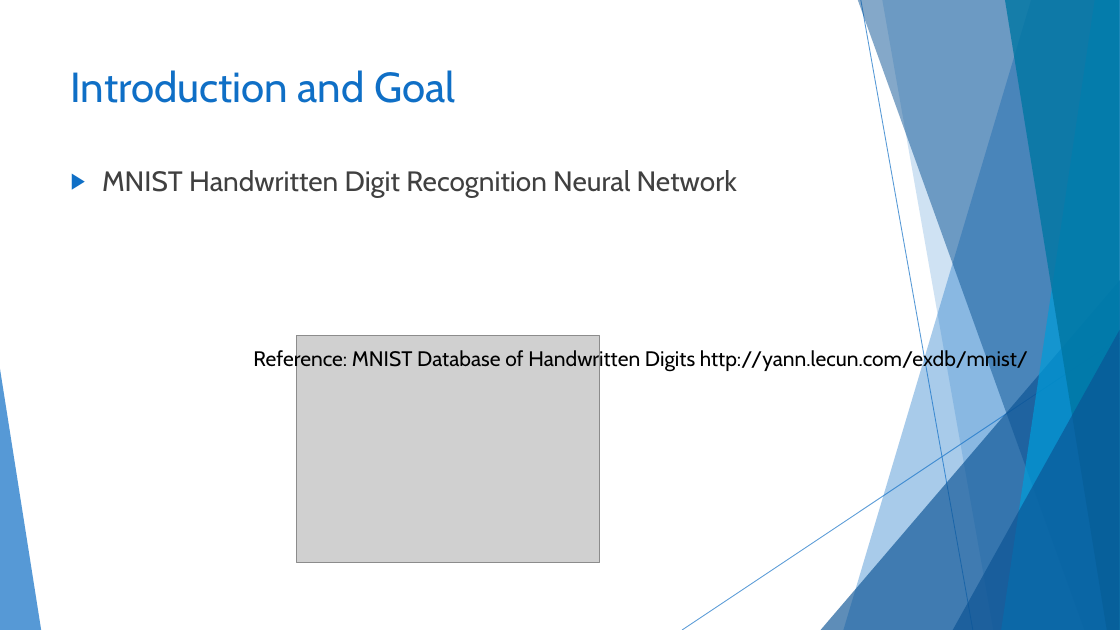
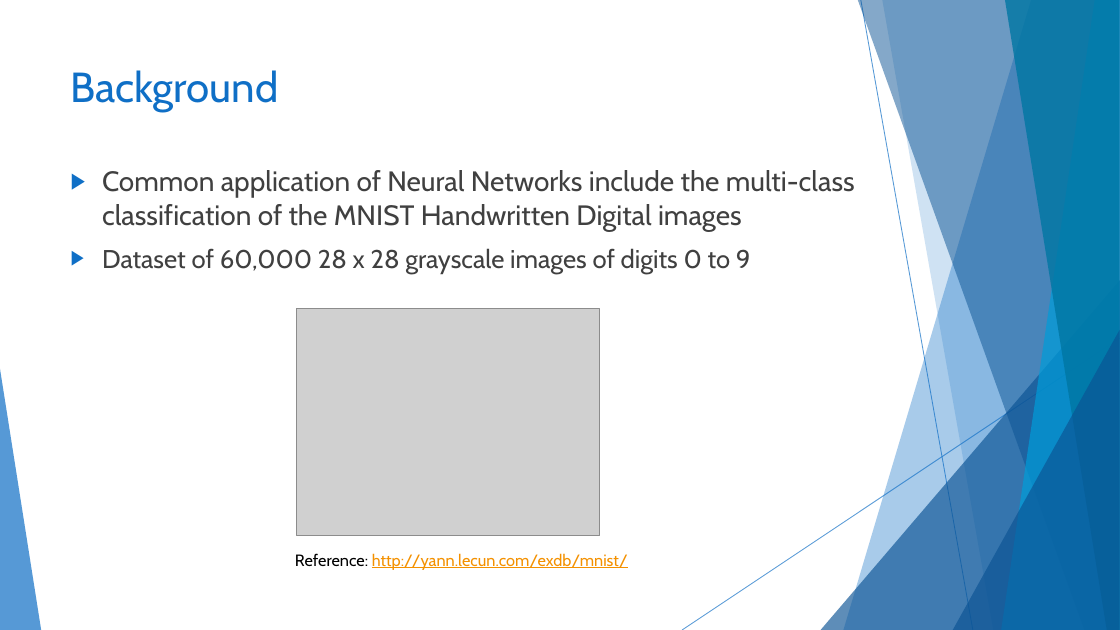
Before and after one commit to gordonfreemanfree/SnarkyNet-MNIST-Digits, a slide deck: slide 3 of Makalfo_Deep_Neural_Network.pptx. Drawn at 1120x630 pixels with LibreOffice and Linux fonts; fonts in the diff are those of the drawing; grey boxes stand for pictures. Boxes give left, top, right and bottom in pixels: in the first picture for what was removed or moved away, otherwise in the second. Text is boxed around its words. In the diff, an @@ line names an element or a change of style, - is before the commit and + after.

Commit message:
update pptx

```diff
--- a/Makalfo_Deep_Neural_Network.pptx
+++ b/Makalfo_Deep_Neural_Network.pptx
@@ title at [71, 70, 279, 112]: text changed @@
-Introduction and Goal
+Background
@@ text at [102, 170, 855, 273]: text changed @@
-▶ MNIST Handwritten Digit Recognition Neural Network
+▶ Common application of Neural Networks include the multi-class classification of the MNIST Handwritten Digital images
+▶ Dataset of 60,000 28 x 28 grayscale images of digits 0 to 9
@@ picture: place and size @@
-picture at [297, 335, 600, 563]
+picture at [297, 308, 600, 536]
@@ text at [295, 553, 628, 570]: text changed; size 18 to 14 pt; text colour #000000 to #F49100 @@
-Reference: MNIST Database of Handwritten Digits http://yann.lecun.com/exdb/mnist/
+Reference: http://yann.lecun.com/exdb/mnist/
```
Also in this commit, not shown: 9 slides added, 15 slides removed.
